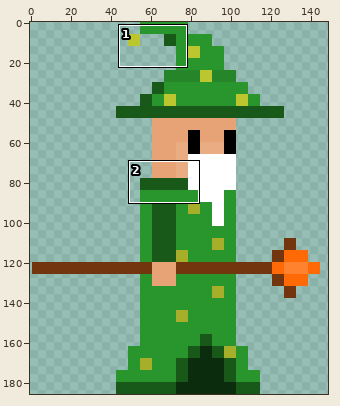
Sprite sheet -- img/joueur_vert.png. Above, an overview of the earlier version with the close-up marked.
Close-up. The starting point:
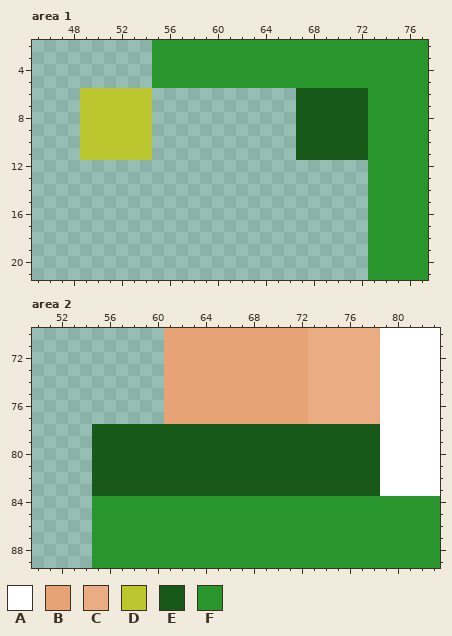
The file is 151x195 pixels. Pixels under 10% opacity are left out. Colours within 5 levels of each other are drawn and written as one. Shown: area 1: x 45..77, y 2..21; area 2: x 50..83, y 70..89. The old version is drawn lined up with the new one, on the new canvas. The wide view leaves out empty margins. The commit also changed other parts of the picture, which this record leaves out.
Palette (. is transparent): A #ffffff  B #e7a376  C #e9ac83  D #bcc72f  E #18591a  F #29952d
Pixels before, area 1, first column x 49:
 2 ......FFFFFFFFFFFFFFFFFFFFFFF
 3 ......FFFFFFFFFFFFFFFFFFFFFFF
 4 ......FFFFFFFFFFFFFFFFFFFFFFF
 5 ......FFFFFFFFFFFFFFFFFFFFFFF
 6 DDDDDD............EEEEEEFFFFF
 7 DDDDDD............EEEEEEFFFFF
 8 DDDDDD............EEEEEEFFFFF
 9 DDDDDD............EEEEEEFFFFF
10 DDDDDD............EEEEEEFFFFF
11 DDDDDD............EEEEEEFFFFF
12 ........................FFFFF
13 ........................FFFFF
14 ........................FFFFF
15 ........................FFFFF
16 ........................FFFFF
17 ........................FFFFF
18 ........................FFFFF
19 ........................FFFFF
20 ........................FFFFF
21 ........................FFFFF
Pixels before, area 2, first column x 55:
70 ......BBBBBBBBBBBBCCCCCCAAAAA
71 ......BBBBBBBBBBBBCCCCCCAAAAA
72 ......BBBBBBBBBBBBCCCCCCAAAAA
73 ......BBBBBBBBBBBBCCCCCCAAAAA
74 ......BBBBBBBBBBBBCCCCCCAAAAA
75 ......BBBBBBBBBBBBCCCCCCAAAAA
76 ......BBBBBBBBBBBBCCCCCCAAAAA
77 ......BBBBBBBBBBBBCCCCCCAAAAA
78 EEEEEEEEEEEEEEEEEEEEEEEEAAAAA
79 EEEEEEEEEEEEEEEEEEEEEEEEAAAAA
80 EEEEEEEEEEEEEEEEEEEEEEEEAAAAA
81 EEEEEEEEEEEEEEEEEEEEEEEEAAAAA
82 EEEEEEEEEEEEEEEEEEEEEEEEAAAAA
83 EEEEEEEEEEEEEEEEEEEEEEEEAAAAA
84 FFFFFFFFFFFFFFFFFFFFFFFFFFFFF
85 FFFFFFFFFFFFFFFFFFFFFFFFFFFFF
86 FFFFFFFFFFFFFFFFFFFFFFFFFFFFF
87 FFFFFFFFFFFFFFFFFFFFFFFFFFFFF
88 FFFFFFFFFFFFFFFFFFFFFFFFFFFFF
89 FFFFFFFFFFFFFFFFFFFFFFFFFFFFF
Now the later version:
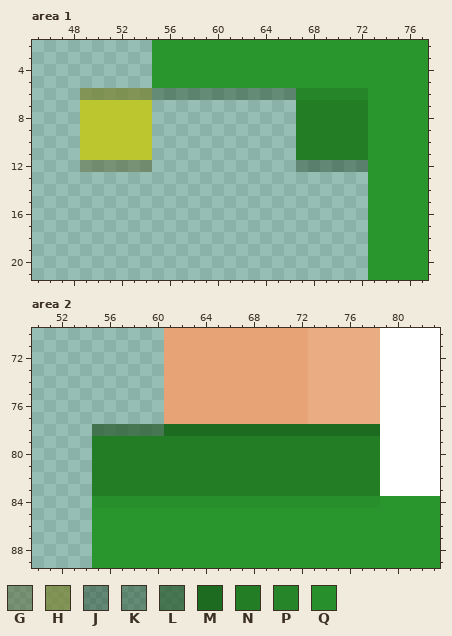
Colours new in this view: G #474b1161  H #757c1e9e  J #0c2d0d61  K #0f371061  L #154c169e  M #1d6b20  N #227d25  P #258528  Q #278f2b
Diff:
{"change": "canvas 151x195 -> 168x186, the old top-left corner now at -3,-3 (the part of the old canvas that was cut away was empty and is not shown)"}
{"where": "area 1"}
{"y":6,"x":49,"old":"DDDDDD............EEEEEE","new":"HHHHHHKKKKKKKKKKKKPPPPPP"}
{"y":7,"x":67,"old":"EEEEEE","new":"NNNNNN"}
{"y":8,"x":67,"old":"EEEEEE","new":"NNNNNN"}
{"y":9,"x":67,"old":"EEEEEE","new":"NNNNNN"}
{"y":10,"x":67,"old":"EEEEEE","new":"NNNNNN"}
{"y":11,"x":67,"old":"EEEEEE","new":"NNNNNN"}
{"y":12,"x":49,"old":"......","new":"GGGGGG"}
{"y":12,"x":67,"old":"......","new":"JJJJJJ"}
{"where": "area 2"}
{"y":78,"x":55,"old":"EEEEEEEEEEEEEEEEEEEEEEEE","new":"LLLLLLMMMMMMMMMMMMMMMMMM"}
{"y":79,"x":55,"old":"EEEEEEEEEEEEEEEEEEEEEEEE","new":"NNNNNNNNNNNNNNNNNNNNNNNN"}
{"y":80,"x":55,"old":"EEEEEEEEEEEEEEEEEEEEEEEE","new":"NNNNNNNNNNNNNNNNNNNNNNNN"}
{"y":81,"x":55,"old":"EEEEEEEEEEEEEEEEEEEEEEEE","new":"NNNNNNNNNNNNNNNNNNNNNNNN"}
{"y":82,"x":55,"old":"EEEEEEEEEEEEEEEEEEEEEEEE","new":"NNNNNNNNNNNNNNNNNNNNNNNN"}
{"y":83,"x":55,"old":"EEEEEEEEEEEEEEEEEEEEEEEE","new":"NNNNNNNNNNNNNNNNNNNNNNNN"}
{"y":84,"x":55,"old":"FFFFFFFFFFFFFFFFFFFFFFFF","new":"QQQQQQQQQQQQQQQQQQQQQQQQ"}
{"label":"changed","picture_box":[80,88,368,172]}
{"label":"changed","picture_box":[92,424,380,508]}
